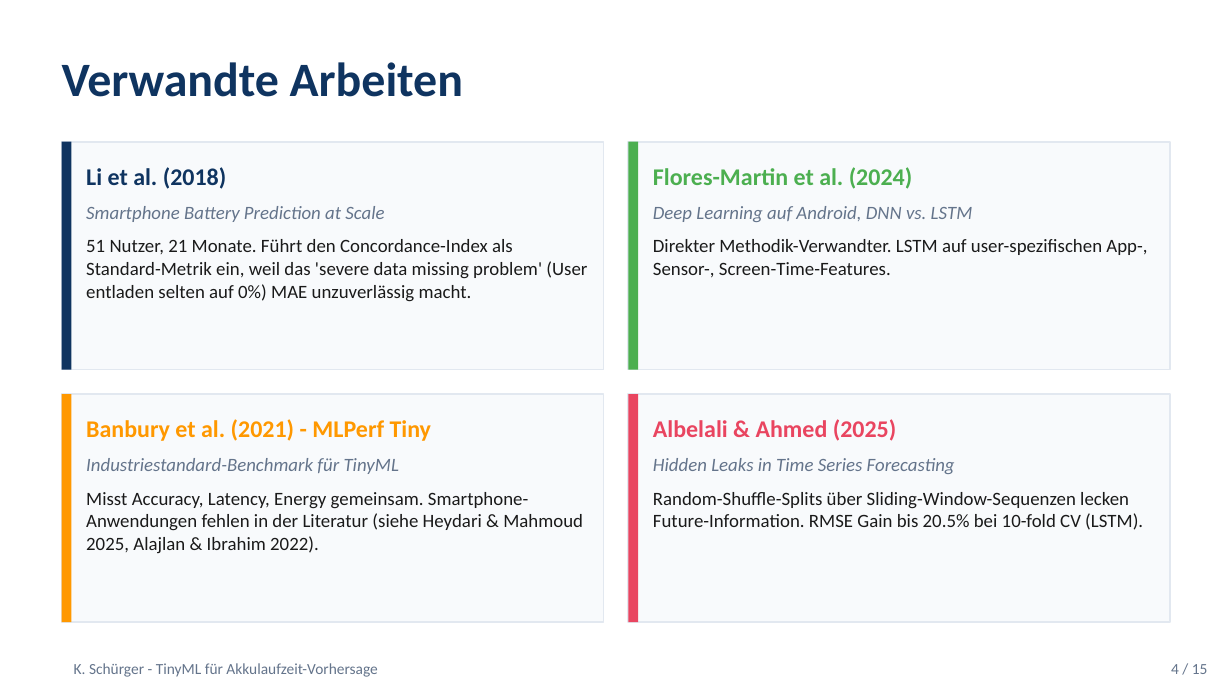
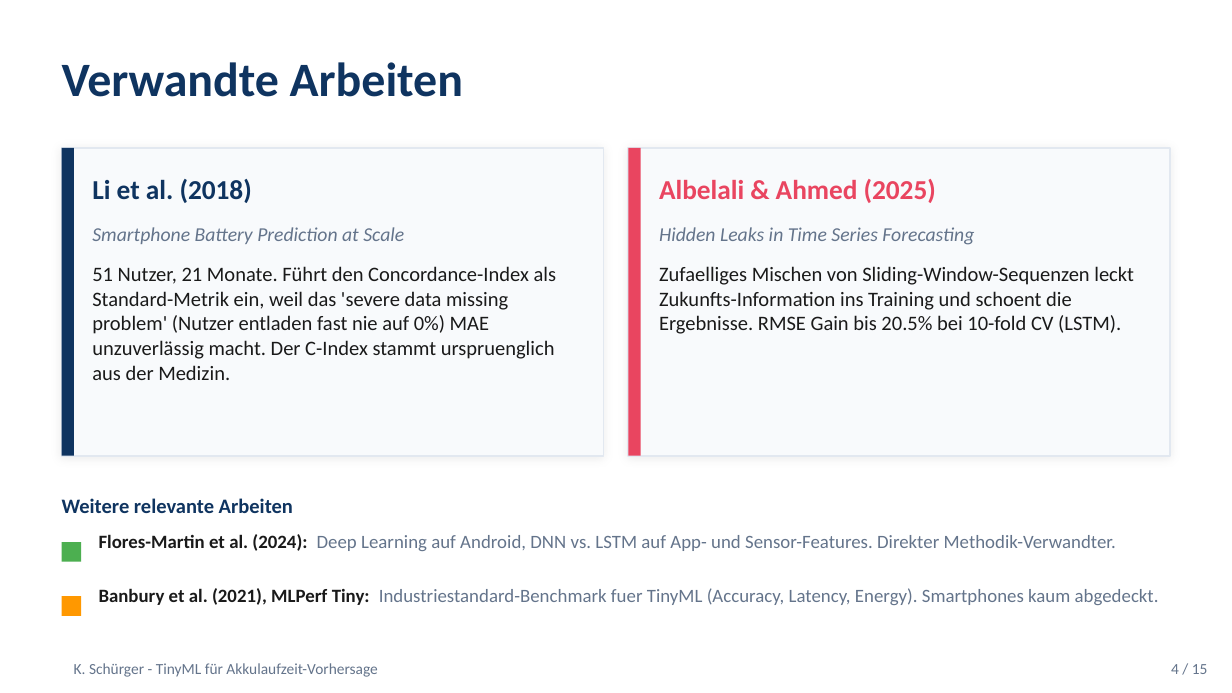
Before and after one commit to Keno-fsdf/HandyUsageRepo, a slide deck: slide 4 of paper/Paper_Verteidigung.pptx. Drawn at 1232x693 pixels with LibreOffice and Linux fonts; fonts in the diff are those of the drawing. Boxes give left, top, right and bottom in pixels: in the first picture for what was removed or moved away, otherwise in the second. Text is boxed around its words. In the diff, an @@ line names an element or a change of style, - is before the commit and + after.

```diff
--- a/paper/Paper_Verteidigung.pptx
+++ b/paper/Paper_Verteidigung.pptx
@@ rectangle: place and size @@
-rectangle at (62, 142, 604, 370)
+rectangle at (62, 148, 604, 456)
@@ rectangle at (62, 148, 604, 456): shadow on @@
@@ rectangle: place and size @@
-rectangle at (62, 142, 71, 370)
+rectangle at (62, 148, 74, 456)
@@ rectangle at (628, 148, 1170, 456): shadow on @@
@@ rectangle: place and size @@
-rectangle at (628, 142, 1170, 370)
+rectangle at (628, 148, 1170, 456)
@@ rectangle: place and size @@
-rectangle at (628, 142, 638, 370)
+rectangle at (628, 148, 641, 456)
@@ rectangle at (628, 148, 641, 456): fill #4CAF50 to #E94560 @@
@@ text "Li et al. (2018)": place and size @@
-text "Li et al. (2018)" at (86, 167, 226, 189)
+text "Li et al. (2018)" at (92, 179, 252, 203)
@@ text "Li et al. (2018)" at (92, 179, 252, 203): size 14 to 16 pt @@
@@ text removed at (653, 167, 913, 189) @@
-Flores-Martin et al. (2024)
@@ text "Albelali & Ahmed (2025)" at (659, 179, 936, 203): size 14 to 16 pt @@
@@ text "Albelali & Ahmed (2025)": place and size @@
-text "Albelali & Ahmed (2025)" at (653, 419, 896, 441)
+text "Albelali & Ahmed (2025)" at (659, 179, 936, 203)
@@ text removed at (653, 206, 973, 222) @@
-Deep Learning auf Android, DNN vs. LSTM
@@ text "Smartphone Battery Prediction at Scale": place and size @@
-text "Smartphone Battery Prediction at Scale" at (86, 206, 384, 222)
+text "Smartphone Battery Prediction at Scale" at (92, 227, 404, 244)
@@ text "Smartphone Battery Prediction at Scale" at (92, 227, 404, 244): size 11 to 11.5 pt @@
@@ text removed at (653, 239, 1147, 277) @@
-Direkter Methodik-Verwandter. LSTM auf user-spezifischen App-, Sensor-, Screen-Time-Features.
@@ text "Hidden Leaks in Time Series ..." at (659, 227, 974, 245): size 11 to 11.5 pt @@
@@ text "Hidden Leaks in Time Series ...": place and size @@
-text "Hidden Leaks in Time Series ..." at (653, 458, 955, 474)
+text "Hidden Leaks in Time Series ..." at (659, 227, 974, 245)
@@ text at (92, 266, 557, 380): text changed; size 11 to 12 pt @@
-51 Nutzer, 21 Monate. Führt den Concordance-Index als Standard-Metrik ein, weil das 'severe data missing problem' (User entladen selten auf 0%) MAE unzuverlässig macht.
+51 Nutzer, 21 Monate. Führt den Concordance-Index als Standard-Metrik ein, weil das 'severe data missing problem' (Nutzer entladen fast nie auf 0%) MAE unzuverlässig macht. Der C-Index stammt urspruenglich aus der Medizin.
@@ text at (659, 266, 1134, 334): text changed; size 11 to 12 pt @@
-Random-Shuffle-Splits über Sliding-Window-Sequenzen lecken Future-Information. RMSE Gain bis 20.5% bei 10-fold CV (LSTM).
+Zufaelliges Mischen von Sliding-Window-Sequenzen leckt Zukunfts-Information ins Training und schoent die Ergebnisse. RMSE Gain bis 20.5% bei 10-fold CV (LSTM).
@@ rectangle removed at (62, 394, 604, 622) @@
@@ rectangle removed at (62, 394, 71, 622) @@
@@ text removed at (86, 419, 432, 441) @@
-Banbury et al. (2021) - MLPerf Tiny
@@ rectangle removed at (628, 394, 1170, 622) @@
@@ rectangle removed at (628, 394, 638, 622) @@
@@ text removed at (86, 458, 399, 474) @@
-Industriestandard-Benchmark für TinyML
@@ text added at (62, 498, 293, 513), 12 pt, text #0F3460, bold @@
+Weitere relevante Arbeiten
@@ text removed at (86, 492, 583, 553) @@
-Misst Accuracy, Latency, Energy gemeinsam. Smartphone-Anwendungen fehlen in der Literatur (siehe Heydari & Mahmoud 2025, Alajlan & Ibrahim 2022).
@@ text added at (99, 534, 1116, 551), 11 pt, text #64748B @@
+Flores-Martin et al. (2024): Deep Learning auf Android, DNN vs. LSTM auf App- und Sensor-Features. Direkter Methodik-Verwandter.
@@ rectangle added at (62, 542, 81, 562), fill #4CAF50 @@
@@ rectangle added at (62, 596, 81, 616), fill #FF9800 @@
@@ text added at (99, 588, 1159, 605), 11 pt, text #64748B @@
+Banbury et al. (2021), MLPerf Tiny: Industriestandard-Benchmark fuer TinyML (Accuracy, Latency, Energy). Smartphones kaum abgedeckt.
```
Also in this commit, not shown: 1 other file.
